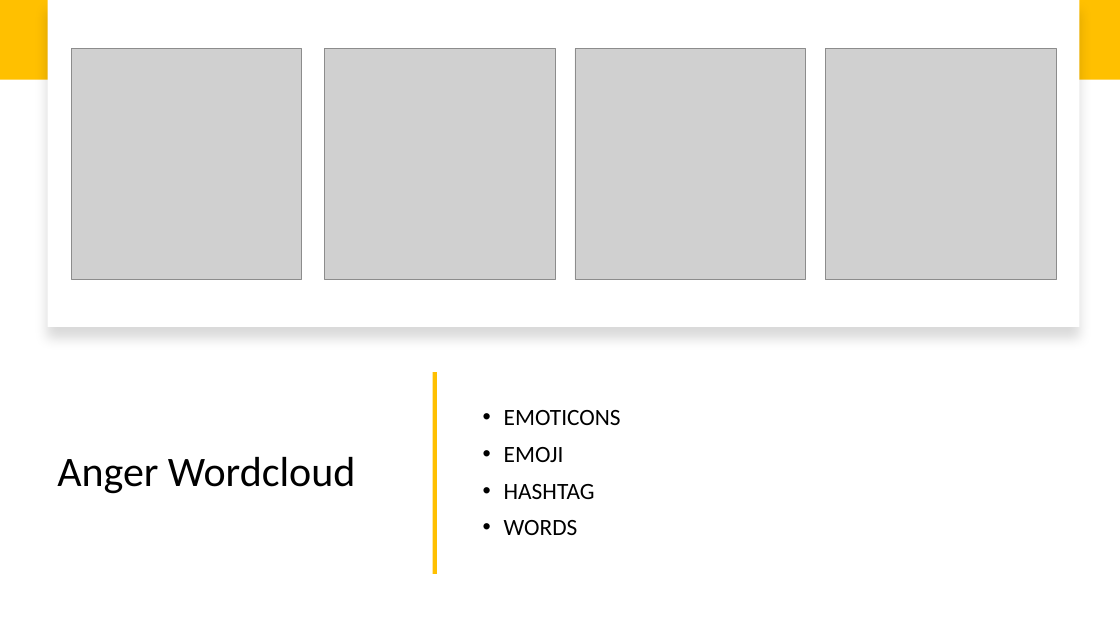
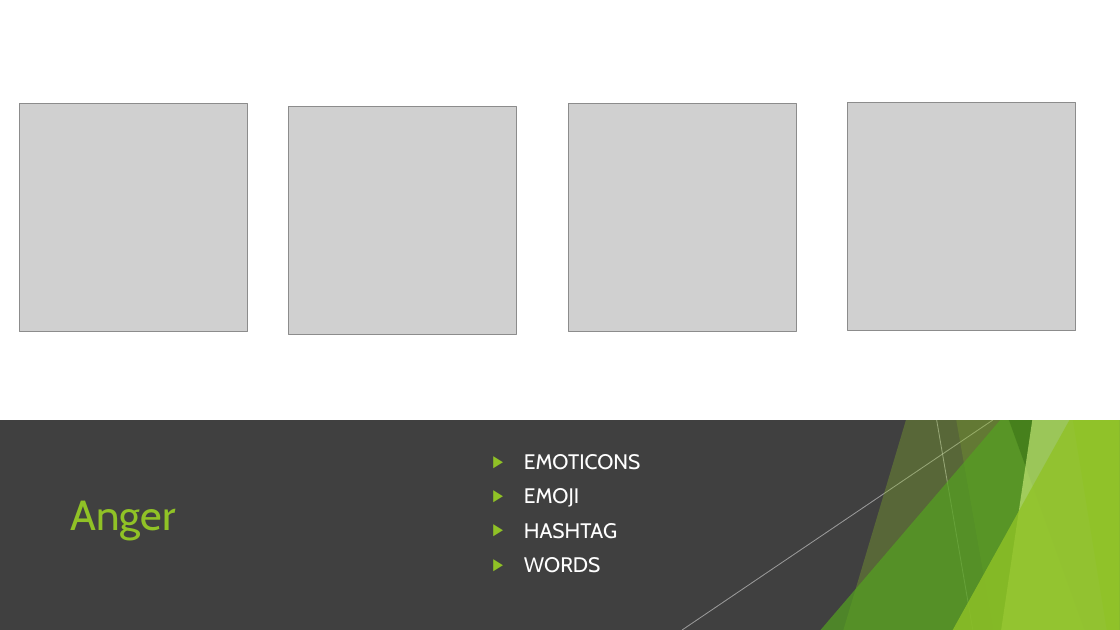
Before and after one commit to lucaMari94/mongodb-sentiment-analysis, a slide deck: slide 31 of silde/slide.pptx (slide 19 before the commit). Drawn at 1120x630 pixels with LibreOffice and Linux fonts; fonts in the diff are those of the drawing; grey boxes stand for pictures. Boxes give left, top, right and bottom in pixels: in the first picture for what was removed or moved away, otherwise in the second. Text is boxed around its words. In the diff, an @@ line names an element or a change of style, - is before the commit and + after.

```diff
--- a/silde/slide.pptx
+++ b/silde/slide.pptx
@@ rectangle: place and size @@
-rectangle at <box>48,0,1080,327</box>
+rectangle at <box>0,0,1120,420</box>
@@ rectangle at <box>0,0,1120,420</box>: shadow off @@
@@ rectangle removed at <box>0,0,1120,80</box> @@
@@ picture removed at <box>71,49,302,279</box> @@
@@ picture removed at <box>325,49,555,279</box> @@
@@ picture added at <box>19,103,248,332</box> @@
@@ picture added at <box>288,106,517,334</box> @@
@@ picture: place and size @@
-picture at <box>576,49,806,279</box>
+picture at <box>568,103,797,332</box>
@@ picture: place and size @@
-picture at <box>825,49,1056,280</box>
+picture at <box>848,103,1076,331</box>
@@ group added at <box>682,0,1120,630</box>: 5 freeform shapes, 2 lines, 2 triangles @@
@@ group added at <box>0,0,1120,630</box>: 5 freeform shapes, 3 triangles, 2 lines @@
@@ rectangle removed at <box>433,373,437,574</box> @@
@@ rectangle added at <box>0,420,1120,630</box>, fill #404040 @@
@@ text "EMOTICONS": place and size @@
-text "EMOTICONS" at <box>504,410,621,535</box>
+text "EMOTICONS" at <box>524,454,641,573</box>
@@ text "EMOTICONS" at <box>524,454,641,573</box>: size 20 to 18 pt, font Calibri to Cabin, text colour #000000 to #FFFFFF; bullet • to ▶ @@
@@ title at <box>71,500,176,540</box>: text changed; font Calibri to Cabin; text colour #000000 to #90C226 @@
-Anger Wordcloud
+Anger
```
Also in this commit, not shown: 22 other slides changed, 17 slides added, 5 slides removed.
